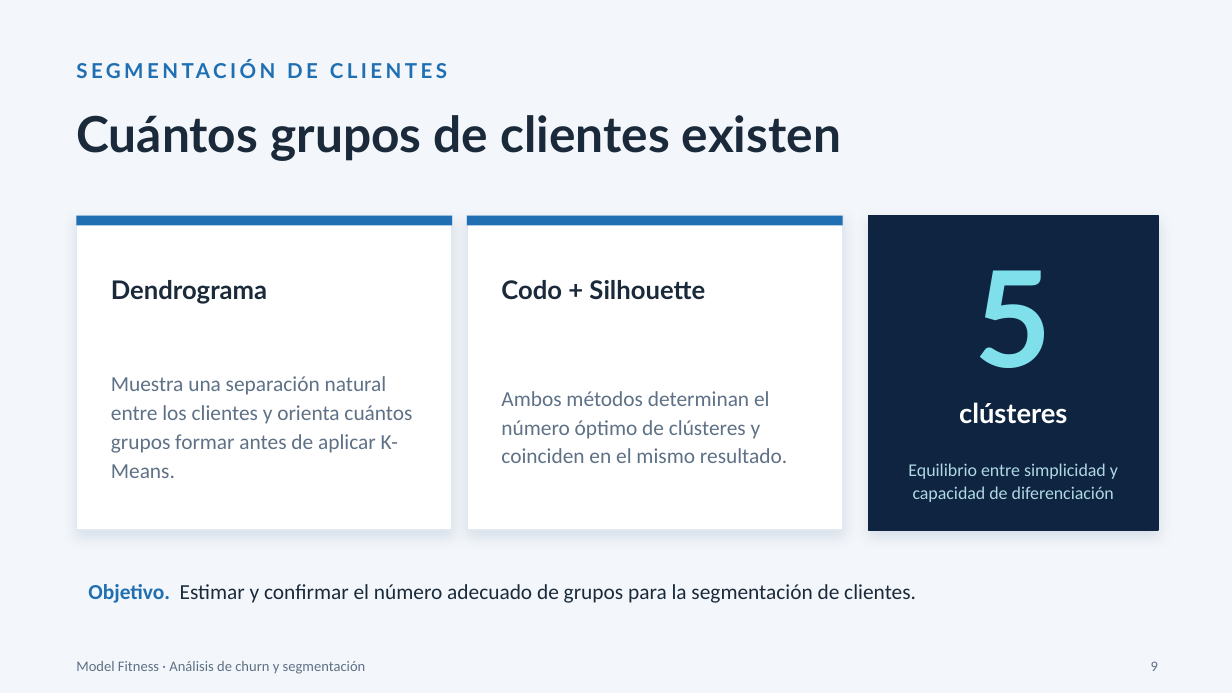
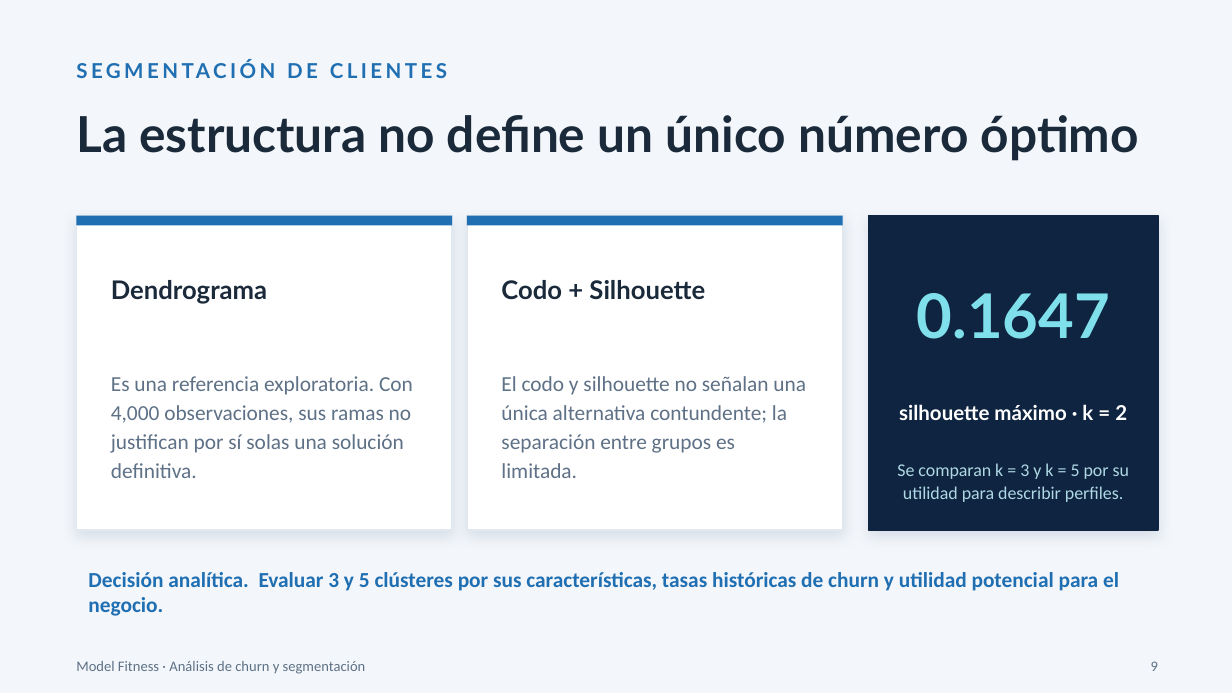
Before and after one commit to Fernando-a19/model_fitness_churn_analysis, a slide deck: slide 9 of docs/Analisís de cancelación.pptx. Drawn at 1232x693 pixels with LibreOffice and Linux fonts; fonts in the diff are those of the drawing. Boxes give left, top, right and bottom in pixels: in the first picture for what was removed or moved away, otherwise in the second. Text is boxed around its words. In the diff, an @@ line names an element or a change of style, - is before the commit and + after.

```diff
--- a/docs/Analisís de cancelación.pptx
+++ b/docs/Analisís de cancelación.pptx
@@ title at [76,115,1139,161]: text changed @@
-Cuántos grupos de clientes existen
+La estructura no define un único número óptimo
@@ text at [917,293,1110,339]: text changed; size 78 to 36 pt @@
-5
+0.1647
@@ text at [111,376,413,478]: text changed @@
-Muestra una separación natural entre los clientes y orienta cuántos grupos formar antes de aplicar K-Means.
+Es una referencia exploratoria. Con 4,000 observaciones, sus ramas no justifican por sí solas una solución definitiva.
@@ text at [501,376,806,478]: text changed @@
-Ambos métodos determinan el número óptimo de clústeres y coinciden en el mismo resultado.
+El codo y silhouette no señalan una única alternativa contundente; la separación entre grupos es limitada.
@@ text at [899,404,1127,420]: text changed; size 16 to 12 pt @@
-clústeres
+silhouette máximo · k = 2
@@ text at [897,463,1129,502]: text changed @@
-Equilibrio entre simplicidad y capacidad de diferenciación
+Se comparan k = 3 y k = 5 por su utilidad para describir perfiles.
@@ text at [88,572,1119,616]: text changed; text colour #1B2A3A to #1F6FB2; bold on @@
-Objetivo. Estimar y confirmar el número adecuado de grupos para la segmentación de clientes.
+Decisión analítica. Evaluar 3 y 5 clústeres por sus características, tasas históricas de churn y utilidad potencial para el negocio.
```
Also in this commit, not shown: 13 other slides changed, 3 other files.
